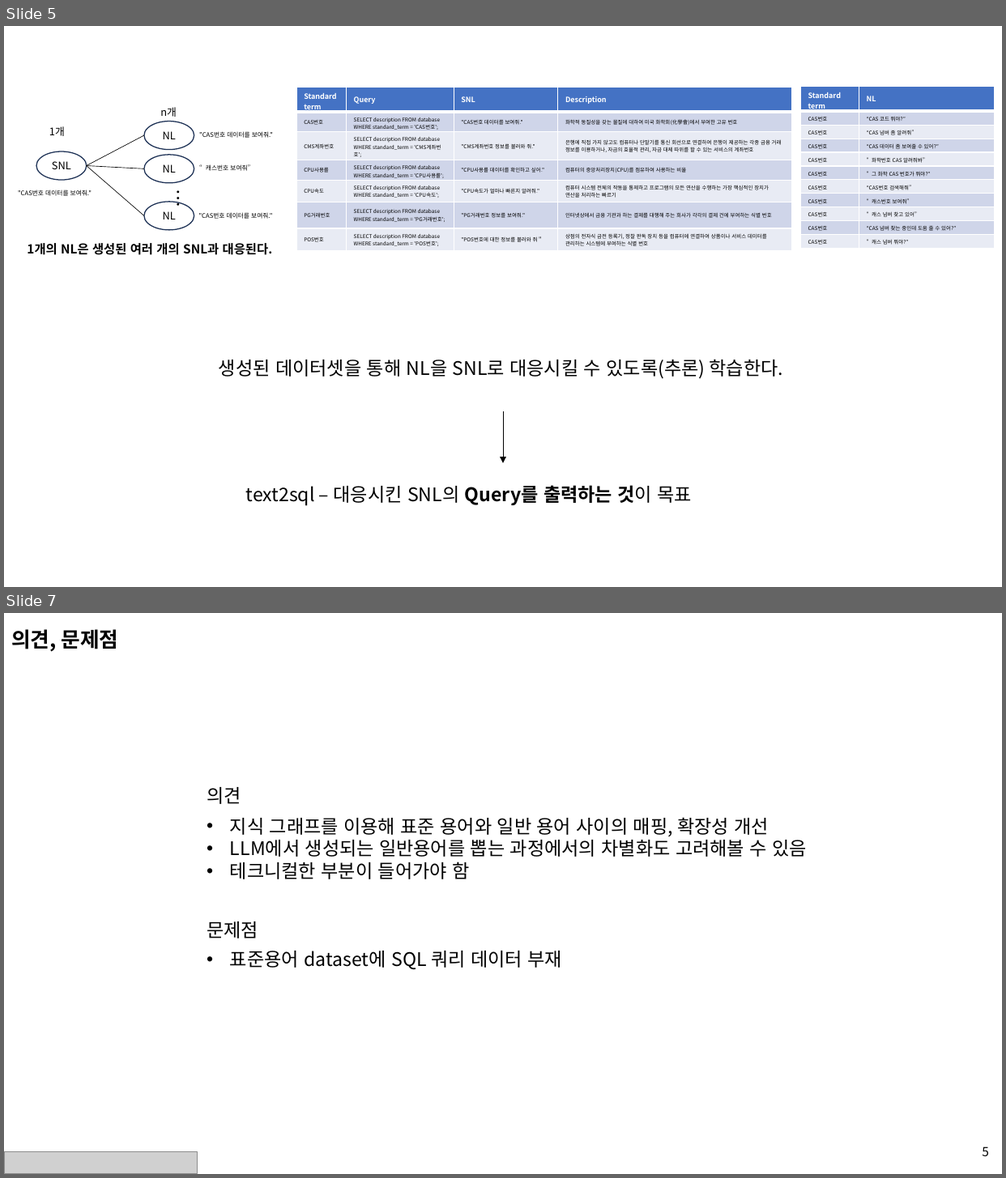
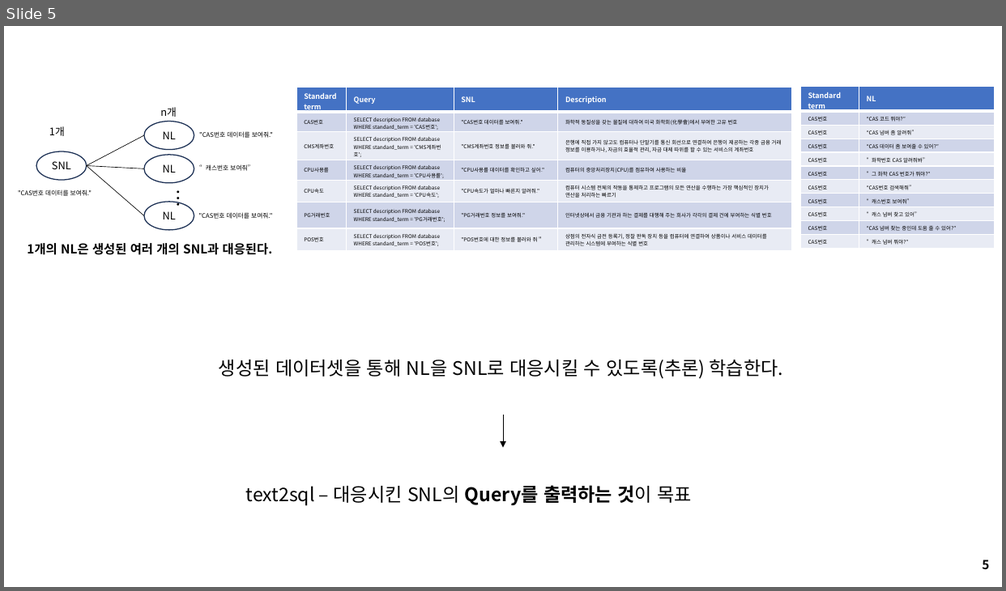
Before and after one commit to seungdeng/DELab, a slide deck: PPT/DSLab_이승건_특허.pptx. Shown one above the other, each under a label of ours: slides 5 and 7 before the commit, slide 5 after it; the slides between them are not shown. The pictures are 1006x1178 and 1006x591 pixels, drawn with LibreOffice and Linux fonts; fonts in the diff are those of the drawing; grey boxes stand for pictures. Boxes give left, top, right and bottom in pixels: in the first picture for what was removed or moved away, otherwise in the second. Text is boxed around its words. In the diff, an @@ line names an element or a change of style, - is before the commit and + after.

```diff
--- a/PPT/DSLab_이승건_특허.pptx
+++ b/PPT/DSLab_이승건_특허.pptx
@@ slide 7 removed at <box>4,613,1002,1174</box>, background #FFFFFF @@
@@ text removed at <box>11,629,119,652</box> @@
-의견, 문제점
@@ text removed at <box>206,787,241,804</box> @@
-의견
@@ text removed at <box>230,817,807,879</box> @@
-• 지식 그래프를 이용해 표준 용어와 일반 용어 사이의 매핑, 확장성 개선
-• LLM에서 생성되는 일반용어를 뽑는 과정에서의 차별화도 고려해볼 수 있음
-• 테크니컬한 부분이 들어가야 함
@@ text removed at <box>206,922,258,939</box> @@
-문제점
@@ text removed at <box>230,951,562,970</box> @@
-• 표준용어 dataset에 SQL 쿼리 데이터 부재
@@ text removed at <box>982,1147,989,1157</box> @@
-5
@@ picture removed at <box>4,1152,197,1174</box> @@
@@ slide 5 changed as well @@
@@ arrow moved from (503, 412) - (503, 463) to (503, 416) - (503, 447) @@
@@ text added at <box>982,560,989,570</box>, 12 pt, text #000000, bold @@
+5
```
Also in this commit, not shown: 4 other slides changed, 1 slide added, 1 other slide removed.
